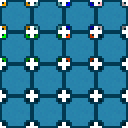
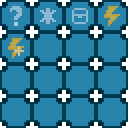
Before/after of a 128×128 layered artwork. What changed in the layer stack:
hid group "basic_values" (7 layers) over [2,2,126,62]
showed group "basic_types" (5 layers) over [8,6,120,58]
added layer "eventsub" in group "basic_types" over [8,38,24,58]
added layer "event" in group "basic_types" over [104,6,120,26]
added layer "const" in group "basic_types" over [72,8,88,24]
painted on "unloaded" over [10,6,22,20]
